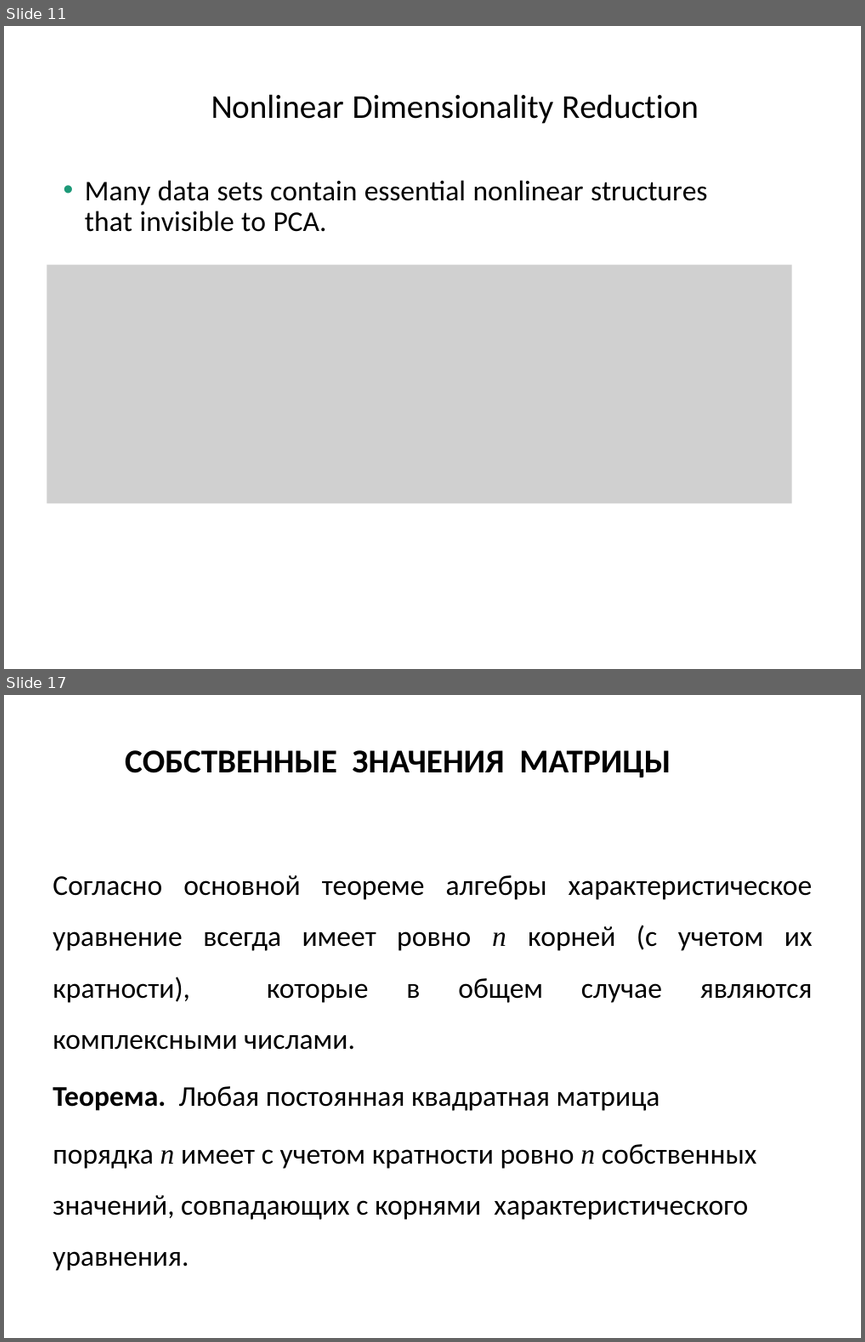
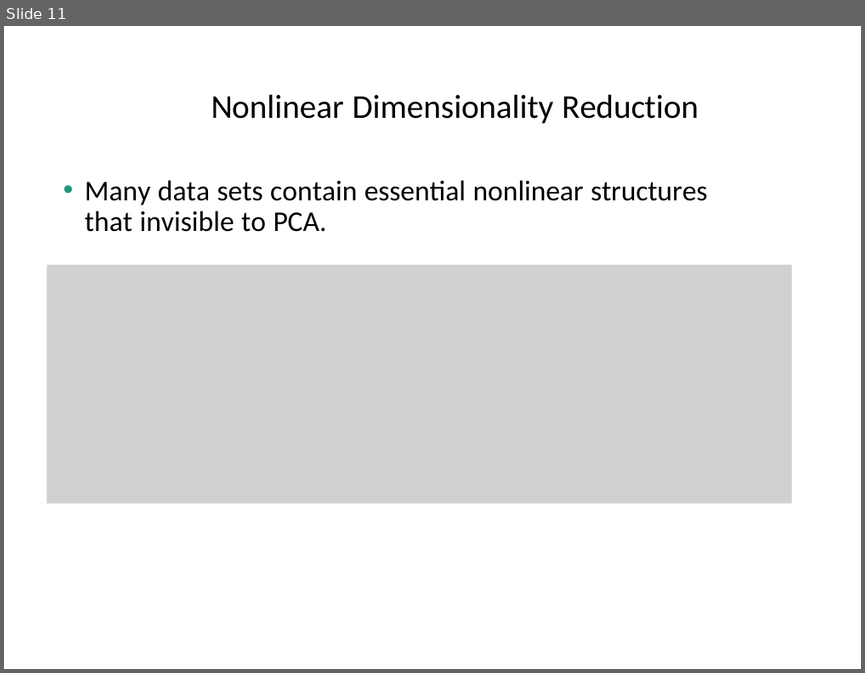
Before and after one commit to a-vodka/dv, a slide deck: dv-lec9-dim-reduc-PCA+SVD.pptx. Shown one above the other, each under a label of ours: slides 11 and 17 before the commit, slide 11 after it; the slides between them are not shown. The pictures are 865x1342 and 865x673 pixels, drawn with LibreOffice and Linux fonts; fonts in the diff are those of the drawing; grey boxes stand for pictures; background and template pictures are left out. Boxes give left, top, right and bottom in pixels: in the first picture for what was removed or moved away, otherwise in the second. Text is boxed around its words. In the diff, an @@ line names an element or a change of style, - is before the commit and + after.

```diff
--- a/dv-lec9-dim-reduc-PCA+SVD.pptx
+++ b/dv-lec9-dim-reduc-PCA+SVD.pptx
@@ slide 17 removed at (x1=4, y1=695, x2=861, y2=1338), background picture (left out) @@
@@ title removed at (x1=125, y1=750, x2=670, y2=777) @@
-СОБСТВЕННЫЕ ЗНАЧЕНИЯ МАТРИЦЫ
@@ text removed at (x1=52, y1=875, x2=812, y2=1270) @@
-Согласно основной теореме алгебры характеристическое уравнение всегда имеет ровно n корней (с учетом их кратности), которые в общем случае являются комплексными числами.
-Теорема. Любая постоянная квадратная матрица
-порядка n имеет с учетом кратности ровно n собственных значений, совпадающих с корнями характеристического уравнения.
```
Also in this commit, not shown: 5 slides changed, 17 slides added, 16 other slides removed, 11 other files.
